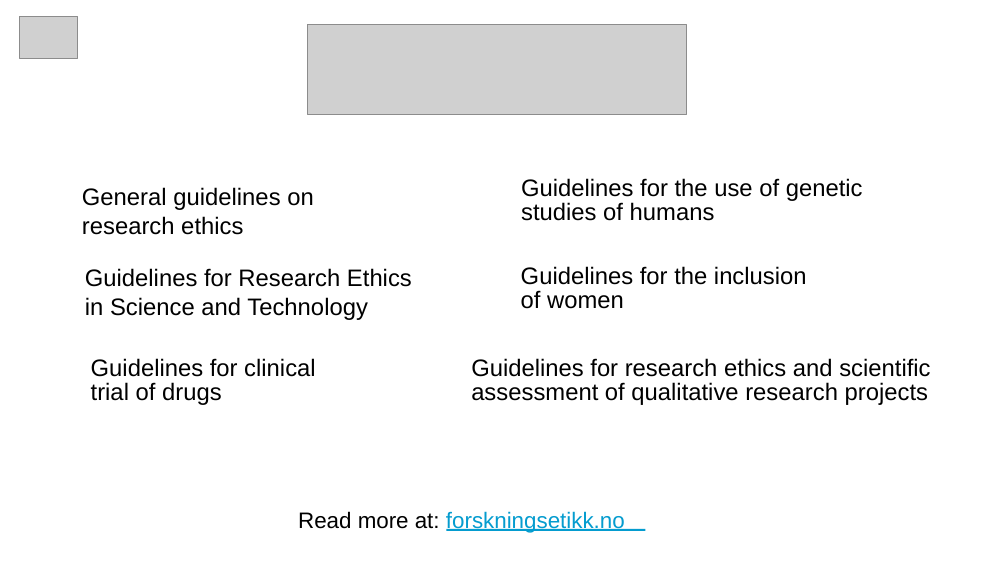
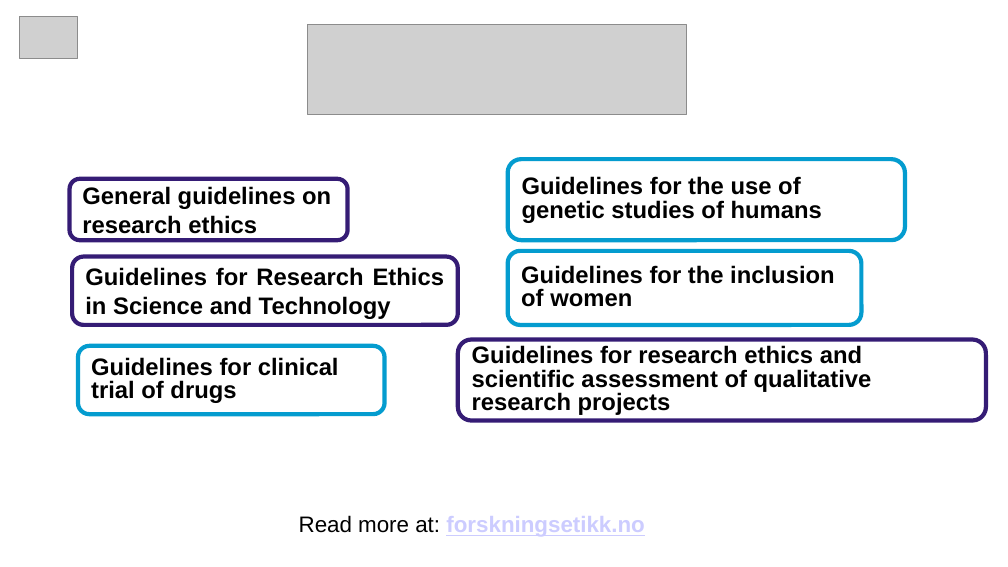
Before and after one commit to ELIXIR-Norway-Training/DMP-writing-workshop, a slide deck: slide 7 of 04_GDPR.odp (slide 6 before the commit). Drawn at 1008x567 pixels with LibreOffice and Linux fonts; fonts in the diff are those of the drawing; grey boxes stand for pictures. Boxes give left, top, right and bottom in pixels: in the first picture for what was removed or moved away, otherwise in the second. Text is boxed around its words. In the diff, an @@ line names an element or a change of style, - is before the commit and + after.

```diff
--- a/04_GDPR.odp
+++ b/04_GDPR.odp
@@ rounded rectangle "General guidelines on research ethics": place and size @@
-rounded rectangle "General guidelines on research ethics" at [82, 187, 314, 210]
+rounded rectangle "General guidelines on research ethics" at [70, 178, 348, 240]
@@ rounded rectangle "Guidelines for the use of ...": place and size @@
-rounded rectangle "Guidelines for the use of ..." at [521, 178, 863, 201]
+rounded rectangle "Guidelines for the use of ..." at [508, 159, 905, 240]
@@ text in rounded rectangle at [522, 176, 822, 223]: text changed; bold on @@
-Guidelines for the use of genetic
+Guidelines for the use of genetic studies of humans
@@ text in rounded rectangle at [82, 186, 331, 239]: text changed; bold on @@
-General guidelines on
+General guidelines on research ethics
@@ text removed at [521, 202, 715, 221] @@
-studies of humans
@@ text removed at [82, 216, 243, 235] @@
-research ethics
@@ vertical alignment top to middle; outline none to #351C75 3 pt in 3 elements at [70, 178, 348, 240], [458, 340, 986, 420], [73, 257, 459, 326] @@
@@ rounded rectangle "Guidelines for Research Ethics in ...": place and size @@
-rounded rectangle "Guidelines for Research Ethics in ..." at [85, 268, 412, 287]
+rounded rectangle "Guidelines for Research Ethics in ..." at [73, 257, 459, 326]
@@ text in rounded rectangle at [85, 267, 445, 319]: text changed; bold on @@
-Guidelines for Research Ethics
+Guidelines for Research Ethics in Science and Technology
@@ rounded rectangle "Guidelines for the inclusion of ...": place and size @@
-rounded rectangle "Guidelines for the inclusion of ..." at [521, 266, 807, 285]
+rounded rectangle "Guidelines for the inclusion of ..." at [508, 251, 862, 325]
@@ text in rounded rectangle at [521, 265, 834, 307]: text changed; bold on @@
-Guidelines for the inclusion
+Guidelines for the inclusion of women
@@ text removed at [85, 297, 368, 320] @@
-in Science and Technology
@@ text removed at [521, 290, 624, 309] @@
-of women
@@ vertical alignment top to middle; outline none to #049CCF 3 pt in 3 elements at [508, 159, 905, 240], [508, 251, 862, 325], [78, 346, 384, 414] @@
@@ rounded rectangle "Guidelines for clinical trial of ...": place and size @@
-rounded rectangle "Guidelines for clinical trial of ..." at [91, 358, 315, 377]
+rounded rectangle "Guidelines for clinical trial of ..." at [78, 346, 384, 414]
@@ text in rounded rectangle at [91, 357, 339, 403]: text changed; bold on @@
-Guidelines for clinical
+Guidelines for clinical trial of drugs
@@ rounded rectangle "Guidelines for research ethics and ...": place and size @@
-rounded rectangle "Guidelines for research ethics and ..." at [471, 358, 930, 377]
+rounded rectangle "Guidelines for research ethics and ..." at [458, 340, 986, 420]
@@ text in rounded rectangle at [472, 345, 872, 415]: text changed; bold on @@
-Guidelines for research ethics and scientific
+Guidelines for research ethics and scientific assessment of qualitative research projects
@@ text removed at [91, 382, 222, 405] @@
-trial of drugs
@@ text removed at [471, 382, 928, 405] @@
-assessment of qualitative research projects
@@ text "Read more at: forskningsetikk.no" at [299, 515, 644, 536]: text colour #049CCF to #CCCCFF, bold on, underline on in "forskningsetikk.no"; line spacing 1 to 1.15 @@
@@ freeform shape removed at [447, 529, 646, 531] @@
```
Also in this commit, not shown: 49 other slides changed, 2 slides added, 1 slide removed, 19 other files.
